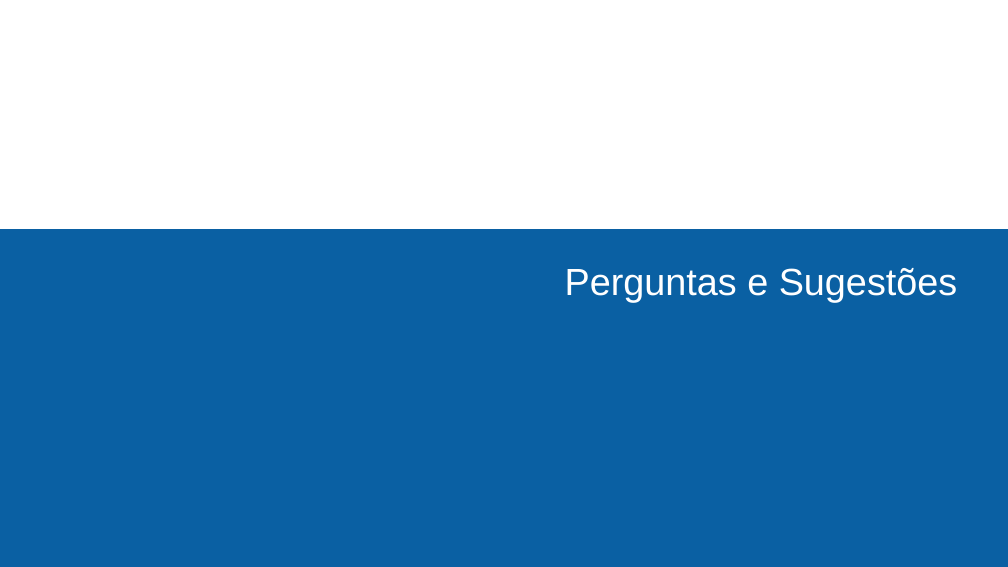
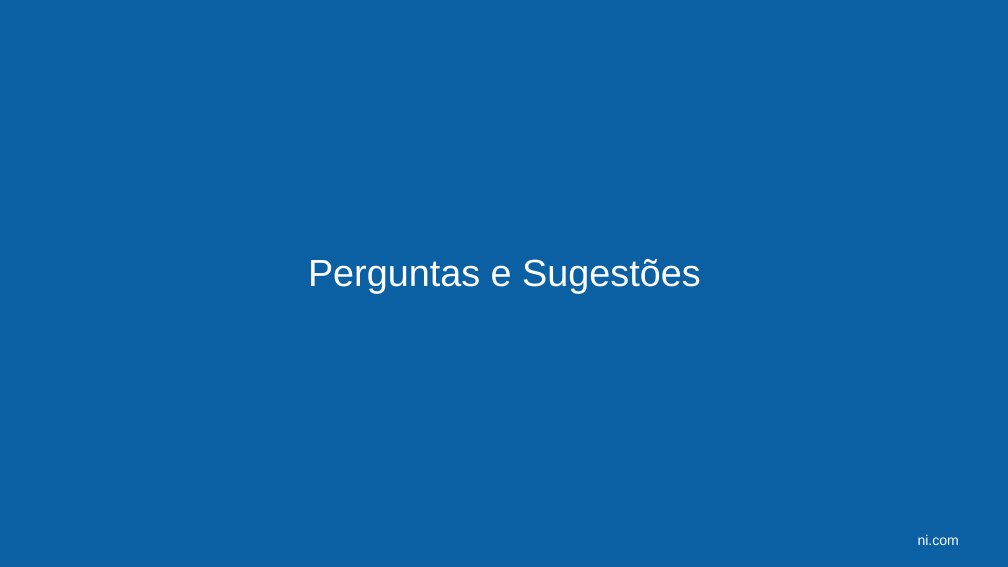
Before and after one commit to belleorlandi/Intern_Project_IO, a slide deck: slide 14 of MVP/MVP-final/Apresentação Final.pptx. Drawn at 1008x567 pixels with LibreOffice and Linux fonts; fonts in the diff are those of the drawing; background and template pictures are left out. Boxes give left, top, right and bottom in pixels: in the first picture for what was removed or moved away, otherwise in the second. Text is boxed around its words. In the diff, an @@ line names an element or a change of style, - is before the commit and + after.

```diff
--- a/MVP/MVP-final/Apresentação Final.pptx
+++ b/MVP/MVP-final/Apresentação Final.pptx
@@ rectangle: place and size @@
-rectangle at [0, 229, 1008, 567]
+rectangle at [0, 0, 1008, 567]
@@ text "Perguntas e Sugestões": place and size @@
-text "Perguntas e Sugestões" at [565, 268, 958, 302]
+text "Perguntas e Sugestões" at [308, 259, 701, 294]
@@ text "Perguntas e Sugestões" at [308, 259, 701, 294]: alignment right to centre @@
@@ text added at [918, 535, 959, 545], 13.3 pt, text #FFFFFF @@
+ni.com
```
Also in this commit, not shown: 6 other slides changed, 2 slides added, 2 slides removed, 29 other files.
